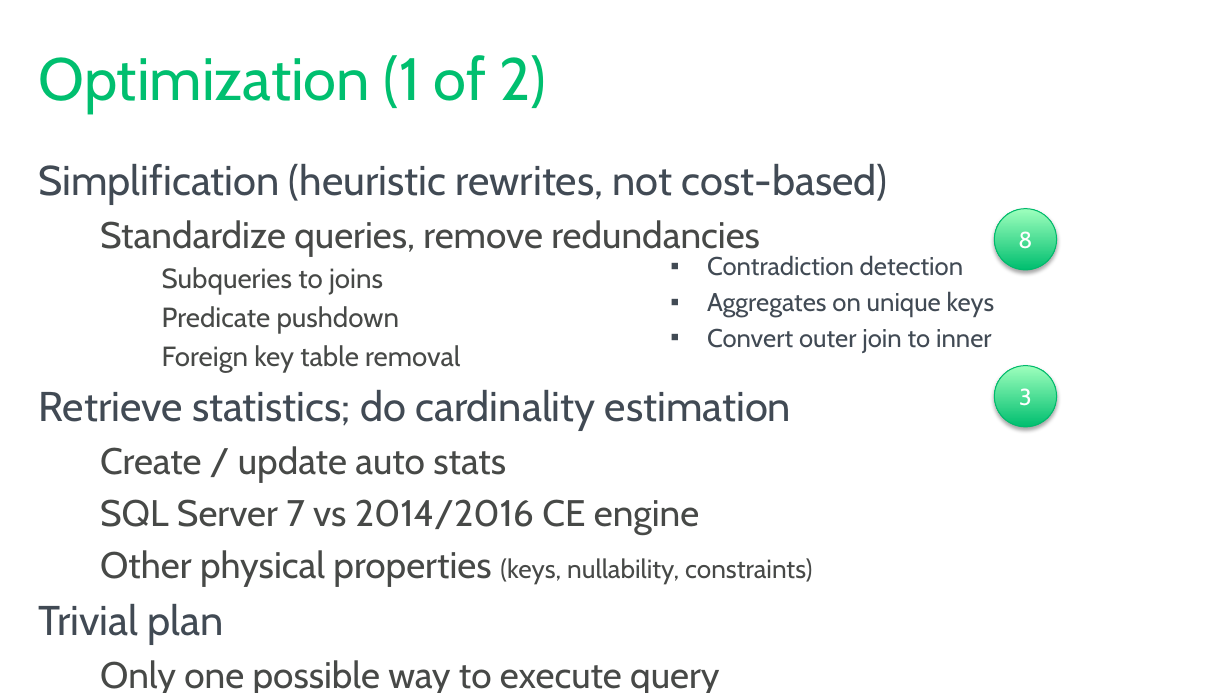
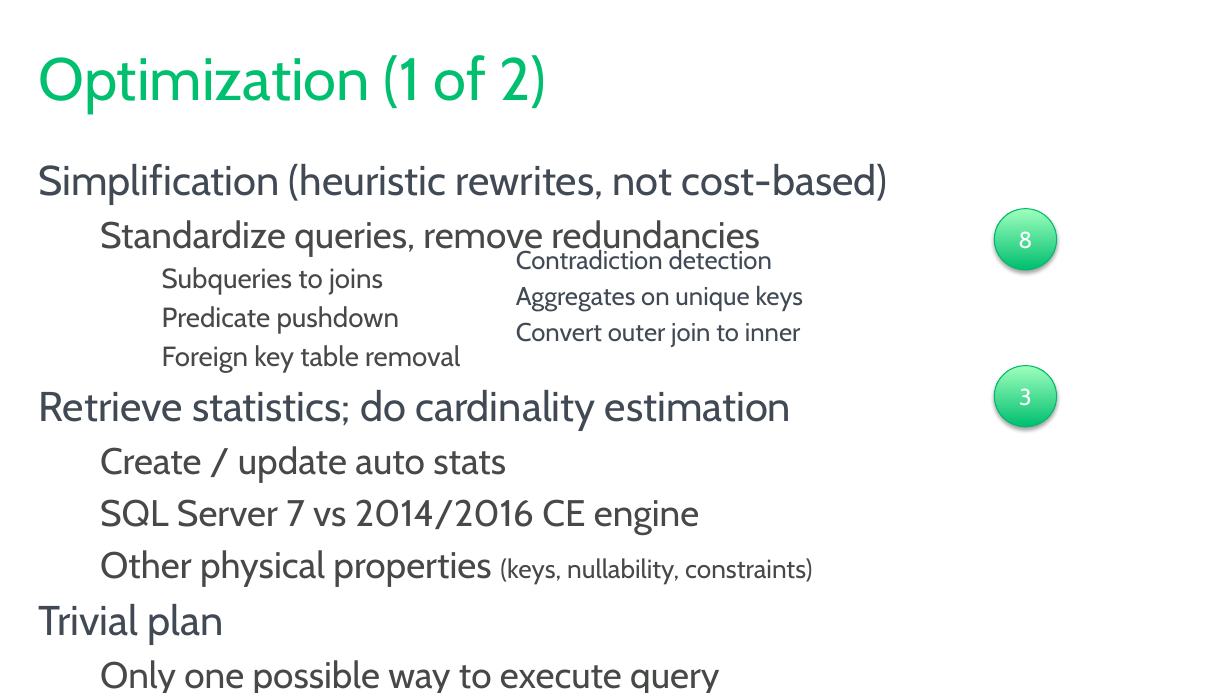
Before and after one commit to tf3604/OptimizerPresentation, a slide deck: slide 33 of Optimizer.pptx. Drawn at 1232x693 pixels with LibreOffice and Linux fonts; fonts in the diff are those of the drawing; background and template pictures are left out. Boxes give left, top, right and bottom in pixels: in the first picture for what was removed or moved away, otherwise in the second. Text is boxed around its words. In the diff, an @@ line names an element or a change of style, - is before the commit and + after.

```diff
--- a/Optimizer.pptx
+++ b/Optimizer.pptx
@@ text "Contradiction detection": place and size @@
-text "Contradiction detection" at (707,255,995,353)
+text "Contradiction detection" at (516,248,804,347)
@@ text "Contradiction detection" at (516,248,804,347): bullet ▪ to none @@
```
Also in this commit, not shown: 11 other slides changed.
